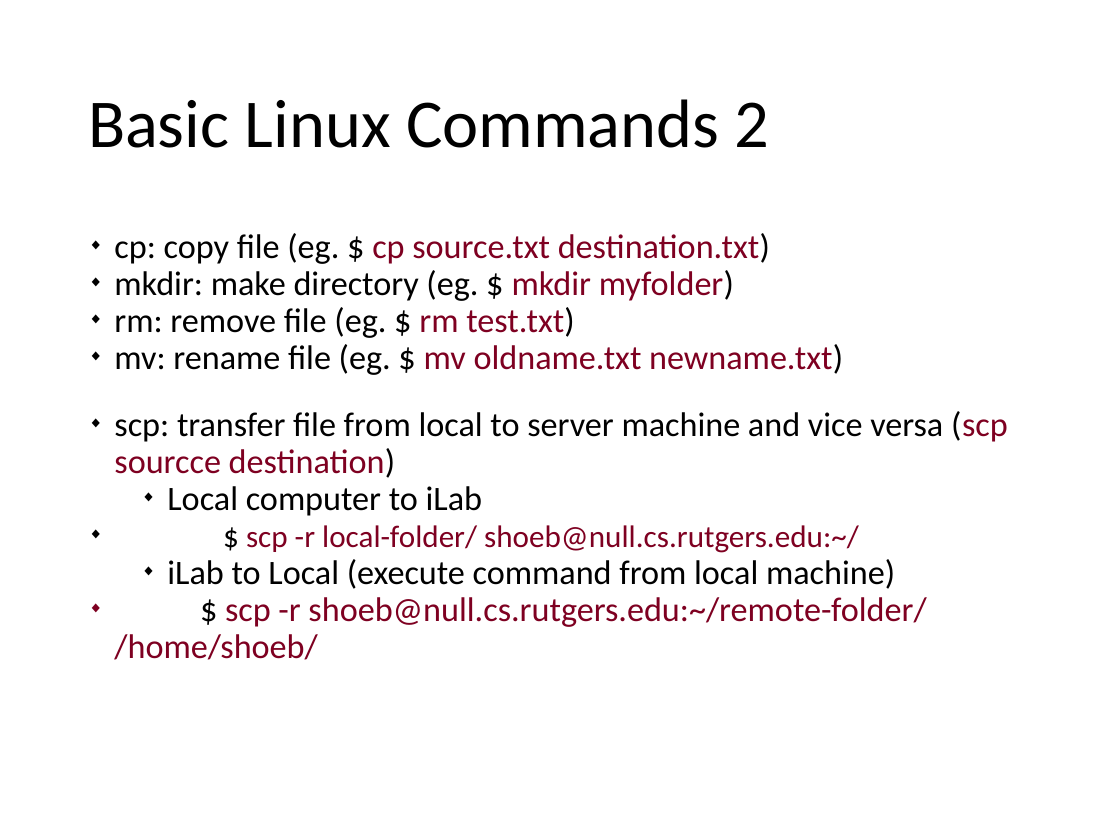
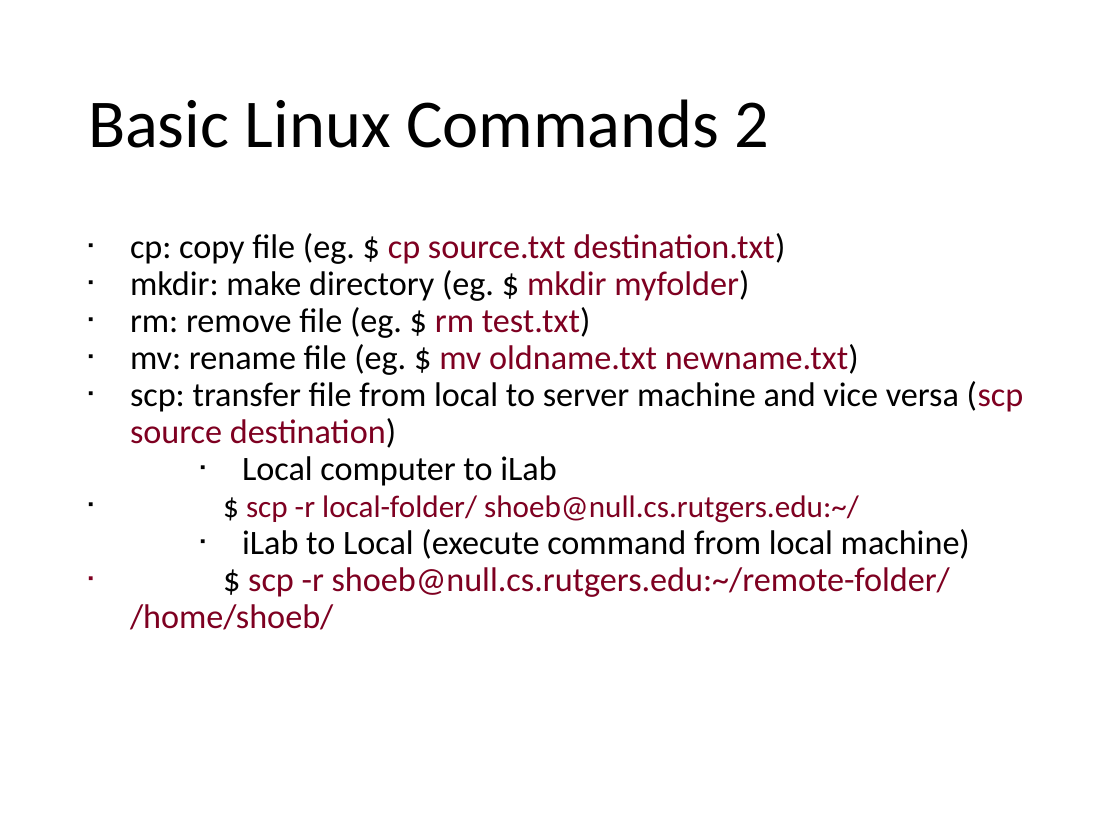
Before and after one commit to USMC1941/CS211-Rutgers, a slide deck: slide 8 of Recitations/Abu Shoeb/1- Abu Shoeb.pptx. Drawn at 1120x840 pixels with LibreOffice and Linux fonts; fonts in the diff are those of the drawing. Boxes give left, top, right and bottom in pixels: in the first picture for what was removed or moved away, otherwise in the second. Text is boxed around its words. In the diff, an @@ line names an element or a change of style, - is before the commit and + after.

```diff
--- a/Recitations/Abu Shoeb/1- Abu Shoeb.pptx
+++ b/Recitations/Abu Shoeb/1- Abu Shoeb.pptx
@@ text at (x1=130, y1=233, x2=970, y2=630): bullet ◆ to ▪ @@
@@ text at (x1=130, y1=381, x2=1024, y2=448): text changed @@
-◆ scp: transfer file from local to server machine and vice versa (scp sourcce destination)
+▪ scp: transfer file from local to server machine and vice versa (scp source destination)
```
Also in this commit, not shown: 6 other slides changed, 9 other files.
